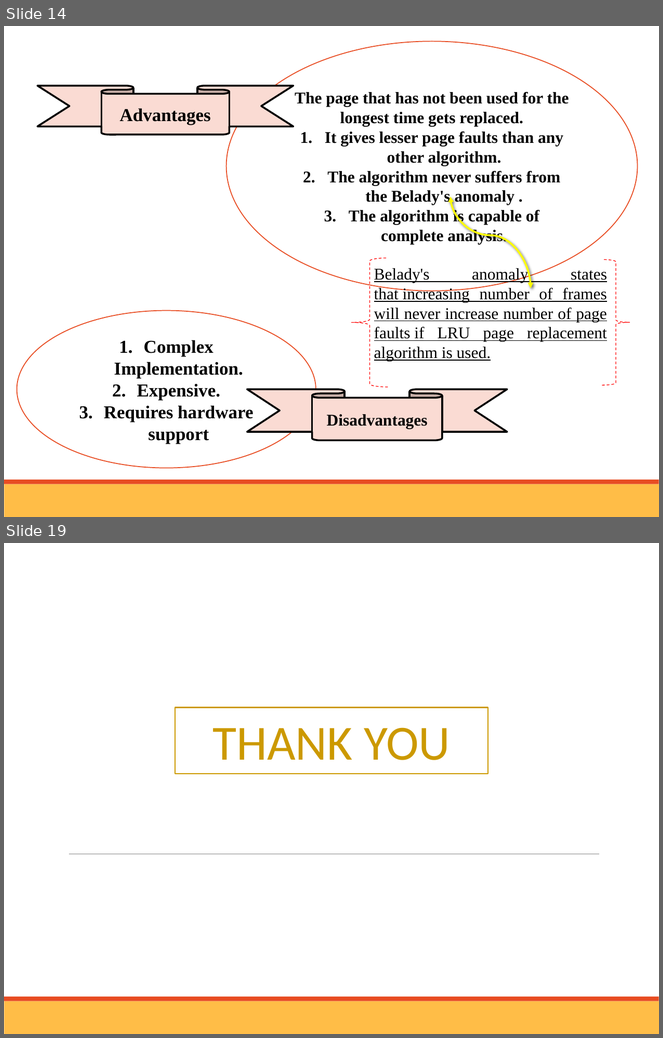
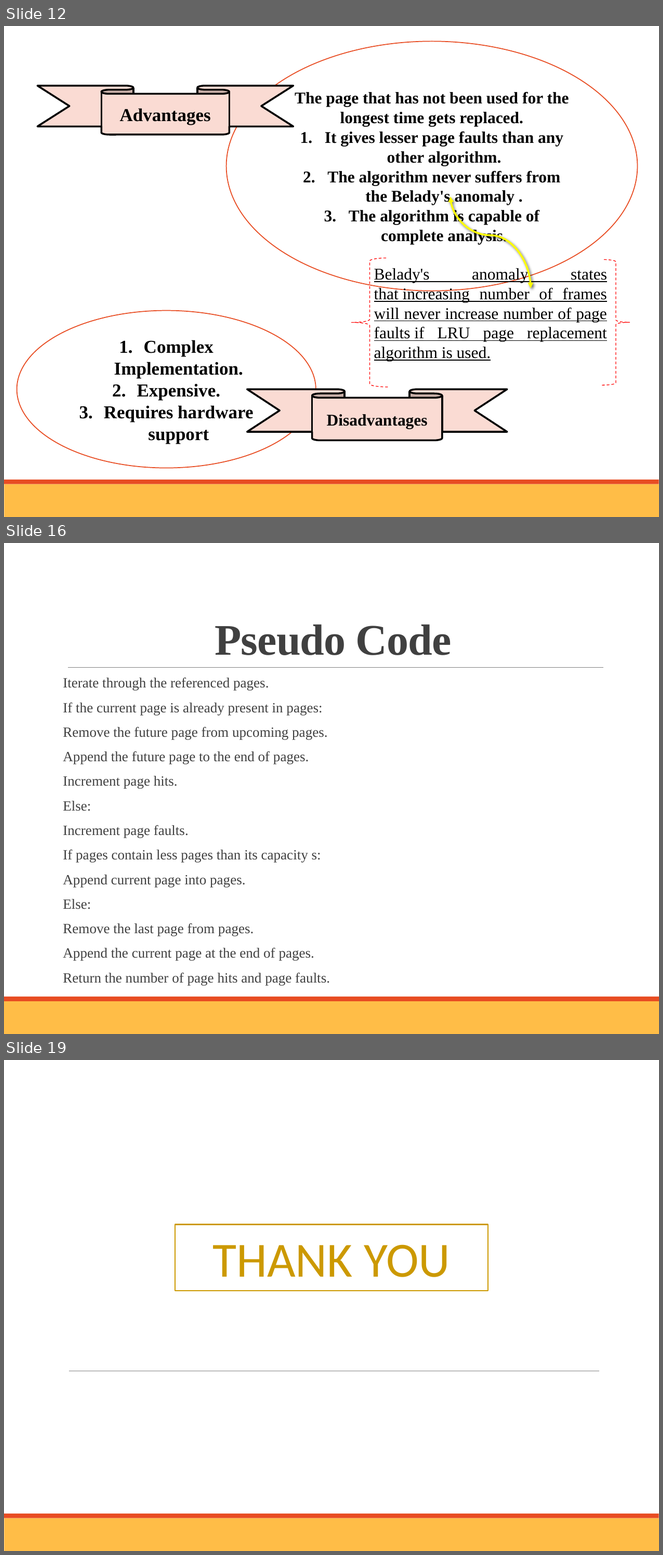
Before and after one commit to Ayushhh-T/Page-Replacement-Algorithm, a slide deck: Presentation/OS-Mini-Project-ppt.pptx. Shown one above the other, each under a label of ours: slides 14 and 19 before the commit, slides 12, 16 and 19 after it; the slides between them are not shown. The pictures are 663x1038 and 663x1555 pixels, drawn with LibreOffice and Linux fonts; fonts in the diff are those of the drawing. Boxes give left, top, right and bottom in pixels: in the first picture for what was removed or moved away, otherwise in the second. Text is boxed around its words. In the diff, an @@ line names an element or a change of style, - is before the commit and + after.

```diff
--- a/Presentation/OS-Mini-Project-ppt.pptx
+++ b/Presentation/OS-Mini-Project-ppt.pptx
@@ slide 16 added at box(4, 543, 659, 1034), background #FFFFFF; not listed: 2 template elements that a slide beside it also shows @@
@@ title added at box(215, 624, 452, 655), 48 pt, text #404040, bold @@
+Pseudo Code
@@ line added from (68, 667) to (604, 667), #808080 0.5 pt @@
@@ text added at box(63, 678, 330, 986), 15.5 pt, text #404040 @@
+Iterate through the referenced pages.
+If the current page is already present in pages:
+Remove the future page from upcoming pages.
+Append the future page to the end of pages.
+Increment page hits.
+Else:
+Increment page faults.
+If pages contain less pages than its capacity s:
+Append current page into pages.
+Else:
+Remove the last page from pages.
+Append the current page at the end of pages.
+Return the number of page hits and page faults.
@@ what was slide 14 is now slide 12 @@
```
Also in this commit, not shown: 6 slides changed, 1 other slide added, 2 slides removed, 12 other files.
